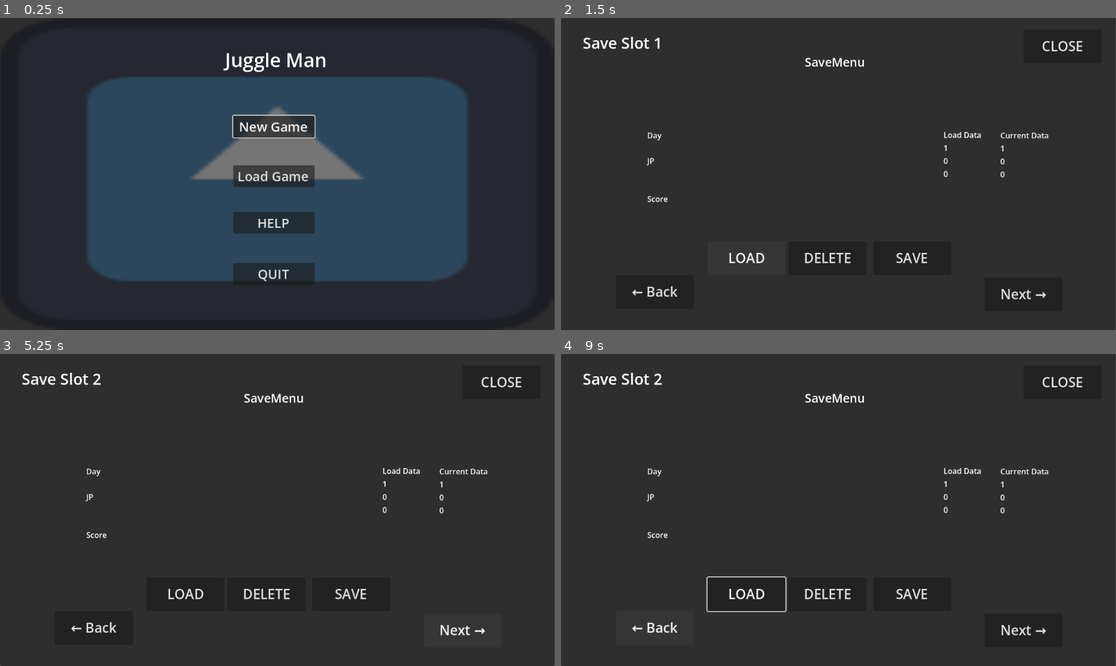
Above: before the commit, frames 1-4 (two rows, left to right).
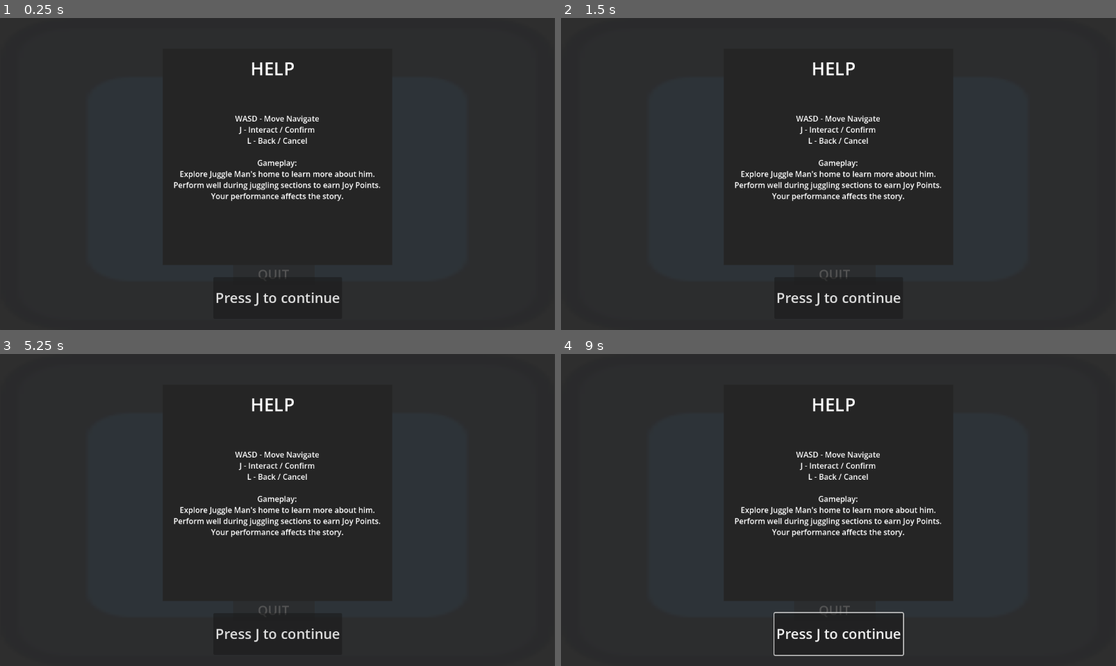
Above: after the commit, the same moments.

Repository: Isabelle1909/JuggleManMania
Game: Godot game, scene res://scenes/ui_scenes/MainMenu.tscn
The game is run twice, just before and just after one commit, with the same random seed, the same clock (stepped at 60 frames per second) and the same inputs. The engine's default icon, where the game draws it, is replaced by a stand-in: a white triangle on a blue panel in a dark square.
Inputs (mouse positions are in pixels of both pictures, inside the frame that each line leads up to):
- Up to frame 1 (0.25 s): no input
- Up to frame 2 (1.5 s): click "Load Game" at 0.5 s; click "LOAD" (after the commit: "Load Game") at 1.25 s
- Up to frame 3 (5.25 s): click (271, 559) at 2 s, where only the run after the commit has a clickable "HELP"; click (349, 594) at 2.75 s, where only the run before the commit has a clickable "SAVE"; click (271, 463) at 3.5 s, where only the run after the commit has a clickable "New Game"; click (271, 463) at 4.25 s, where only the run after the commit has a clickable "New Game"; click (460, 631) at 5 s, where only the run before the commit has a clickable "Next →"
- Up to frame 4 (9 s): click (1021, 631) at 5.75 s, where only the run before the commit has a clickable "Next →"; click (838, 634) at 6.5 s, where only the run after the commit has a clickable "Press J to continue"; click (838, 634) at 7.25 s, where only the run after the commit has a clickable "Press J to continue"; click (655, 628) at 8 s, where only the run before the commit has a clickable "← Back"; hold D (move_right) from 8.78 s (still down); tap J (interact) at 8.85 s

The runs differ from the first frame. In frame 1, 43% of the frame differs, in the area x 15-85%, y 11-93%; in frame 2, 3.2%; in frame 3, 3.3%; in frame 4, 3.7%.

Commit message:
yes no for leaving etc feedback balcony return

Diff:
--- a/juggle-man-mania-project/data/test_json.json
+++ b/juggle-man-mania-project/data/test_json.json
@@ -179,25 +179,25 @@
     }
   },
   "prompt_text": {
-    "0":{
+    "undress":{
       "1": "need to get ready for bed first",
       "2": "Can't sleep in my costume, I'll have funny dreams",
       "3": "Don't want the clown pants getting creased, they're a pain to iron",
       "4": "I should get changed into something more comfortable first"
     },
-    "1":{
+    "dress":{
       "1": "Erk, I must be tired, almost left the house without getting dressed",
       "2": "Can't wear my pjs to work, I'm aiming for funny not sad",
       "3": "Can't believe I forgot a huge, multicoloured clown costume, guess i'm half asleep",
       "4": "I should get changed into my costume so i'm ready to leave for work"
     },
-    "2": {
+    "stay": {
       "1": "All the good shops are closed by now",
       "2": "Can't be bothered going out, i'm tired",
       "3": "it's been a long day, I just wanna smoke and head to bed",
       "4": "I'll head out tomorrow, I should rest now"
     },
-    "3": {
+    "smoke": {
       "1": "Can't go to bed without my daily cig, a guy's gotta have something to take the edge off",
       "2": "I know I'll just toss and turn if I don't have my balcony smoke",
       "3": "Gotta go out and get some fresh.. and rather unfresh air in these lungs",
--- a/juggle-man-mania-project/scenes/balcony_scene/balcony_scene.gd
+++ b/juggle-man-mania-project/scenes/balcony_scene/balcony_scene.gd
@@ -4,8 +4,17 @@
 var position_set = false
 
 @onready var parent = self.get_parent()
-
-
+@onready var player_b = $player
+@onready var camera = player_b.get_node("Camera2D")
+@onready var text_box = $text_ui/text_box
 
 func _ready() -> void:
-	pass
+	TextManager.close_text(null,null)
+
+func disable_balc_player():
+	player_b.true_disabled = true
+	camera.enabled = false
+
+func enable_balc_player():
+	player_b.true_disabled = false
+	camera.enabled = true
--- a/juggle-man-mania-project/scenes/balcony_scene/balcony_scene.tscn
+++ b/juggle-man-mania-project/scenes/balcony_scene/balcony_scene.tscn
@@ -1,9 +1,12 @@
 [gd_scene format=4 uid="uid://18bbo870jgqk"]
 
 [ext_resource type="TileSet" uid="uid://bhw3ra2uh0fnt" path="res://tilesets/balcony_tileset.tres" id="1_6g3yx"]
-[ext_resource type="PackedScene" uid="uid://dksw6vohgomcm" path="res://scenes/house_level/player.tscn" id="2_w2pqt"]
-[ext_resource type="PackedScene" uid="uid://effsrxenqkmr" path="res://scenes/ui_scenes/text_ui.tscn" id="3_i84ml"]
+[ext_resource type="Script" uid="uid://c2521k6budvog" path="res://scripts/house_level/Interactable.gd" id="2_cissh"]
+[ext_resource type="Texture2D" uid="uid://dggo61m3s3re8" path="res://assets/placeholder_assets/door_placeholder.jpg" id="3_gnjbx"]
 [ext_resource type="PackedScene" uid="uid://i5ot6tbllc4l" path="res://scenes/house_level/interactable.tscn" id="4_gigyt"]
+
+[sub_resource type="RectangleShape2D" id="RectangleShape2D_82lpl"]
+size = Vector2(132, 157)
 
 [node name="Balcony_Scene" type="Node2D" unique_id=1986828564]
 
@@ -13,20 +16,32 @@
 tile_map_data = PackedByteArray("AAAKAAwAAAAHAAYAAAALAAwAAAAHAAYAAAAMAAwAAAAHAAYAAAAKAA0AAAAGAAcAAAALAA0AAAAHAAcAAAAMAA …(1872 unchanged characters)…
 tile_set = ExtResource("1_6g3yx")
 
+[node name="in_door" type="StaticBody2D" parent="Game_Tilemap" unique_id=1498389721]
+y_sort_enabled = true
+position = Vector2(555, 680)
+script = ExtResource("2_cissh")
+title = "in_door"
+
+[node name="Sprite2D" type="Sprite2D" parent="Game_Tilemap/in_door" unique_id=625949242]
+position = Vector2(1, -18.000006)
+scale = Vector2(0.2943038, 0.22398031)
+texture = ExtResource("3_gnjbx")
+
+[node name="CollisionShape2D" type="CollisionShape2D" parent="Game_Tilemap/in_door" unique_id=637196175]
+position = Vector2(0.5, -17.5)
+shape = SubResource("RectangleShape2D_82lpl")
+
 [node name="Wall" type="TileMapLayer" parent="Game_Tilemap" unique_id=1856203386]
-tile_map_data = PackedByteArray("AAAOAA0AAQAEAAMAAAAPAA0AAQA …(304 unchanged characters)… EAAMAAAD//w0AAQAEAAMAAAD9/w0AAQAEAAMAAAAKAA0AAgAEAAMAAAALAA0AAgAEAAMAAAAMAA0AAgAEAAMAAAAYAA4AAQAEAAQAAAAXAA4AAQAEAAQAAAAWAA4AAQA …(571 unchanged characters)…
+tile_map_data = PackedByteArray("AAAOAA0AAQAEAAMAAAAPAA0AAQA …(304 unchanged characters)… EAAMAAAD//w0AAQAEAAMAAAD9/w0AAQAEAAMAAAAYAA4AAQAEAAQAAAAXAA4AAQAEAAQAAAAWAA4AAQA …(571 unchanged characters)…
 tile_set = ExtResource("1_6g3yx")
 
 [node name="Fence" type="TileMapLayer" parent="Game_Tilemap" unique_id=940809357]
 tile_map_data = PackedByteArray("AAADAAYAAAAAAAkAAAATAAcAAAACAAkAAAATAAgAAAACAAkAAAATAAkAAAACAAkAAAATAAoAAAACAAkAAAATAA …(416 unchanged characters)…
 tile_set = ExtResource("1_6g3yx")
 
-[node name="player" parent="." unique_id=1271940088 instance=ExtResource("2_w2pqt")]
-position = Vector2(552, 614)
-collision_layer = 2
-collision_mask = 2
-
-[node name="text_ui" parent="." unique_id=1281821818 instance=ExtResource("3_i84ml")]
+[node name="transparent" type="TileMapLayer" parent="Game_Tilemap" unique_id=237641942]
+tile_map_data = PackedByteArray("AAAKAA0AAgAEAAMAAAALAA0AAgAEAAMAAAAMAA0AAgAEAAMAAAA=")
+tile_set = ExtResource("1_6g3yx")
 
 [node name="practice_box" parent="." unique_id=1406826812 instance=ExtResource("4_gigyt")]
 position = Vector2(212, 349)
--- a/juggle-man-mania-project/scenes/house_level/house.tscn
+++ b/juggle-man-mania-project/scenes/house_level/house.tscn
@@ -10,6 +10,7 @@
 [ext_resource type="Texture2D" uid="uid://b44su0sj6tt0c" path="res://assets/placeholder_assets/OIP-2236234873.jpg" id="8_eew2d"]
 [ext_resource type="Texture2D" uid="uid://dggo61m3s3re8" path="res://assets/placeholder_assets/door_placeholder.jpg" id="9_r1b7n"]
 [ext_resource type="PackedScene" uid="uid://effsrxenqkmr" path="res://scenes/ui_scenes/text_ui.tscn" id="10_cy5ox"]
+[ext_resource type="PackedScene" uid="uid://18bbo870jgqk" path="res://scenes/balcony_scene/balcony_scene.tscn" id="11_qf7xi"]
 
 [sub_resource type="RectangleShape2D" id="RectangleShape2D_bhgw4"]
 size = Vector2(113, 104)
@@ -143,3 +144,6 @@
 position = Vector2(-23, 46)
 
 [node name="text_ui" parent="." unique_id=1281821818 instance=ExtResource("10_cy5ox")]
+
+[node name="Balcony_Scene" parent="." unique_id=1986828564 instance=ExtResource("11_qf7xi")]
+position = Vector2(0, -2500)
--- a/juggle-man-mania-project/scenes/ui_scenes/HelpScreen.tscn
+++ b/juggle-man-mania-project/scenes/ui_scenes/HelpScreen.tscn
@@ -22,33 +22,28 @@
 
 [node name="Panel2" type="Panel" parent="." unique_id=461083351]
 layout_mode = 1
-anchors_preset = 8
-anchor_left = 0.5
-anchor_top = 0.5
-anchor_right = 0.5
-anchor_bottom = 0.5
-offset_left = -244.0
-offset_top = -245.0
-offset_right = 232.0
-offset_bottom = 204.0
-grow_horizontal = 2
-grow_vertical = 2
+offset_left = 338.0
+offset_top = 63.5
+offset_right = 814.0
+offset_bottom = 512.5
 theme_override_styles/panel = SubResource("StyleBoxFlat_40th0")
 
-[node name="Label_Title" type="Label" parent="." unique_id=2061589588]
+[node name="Label_Title" type="Label" parent="Panel2" unique_id=2061589588]
 layout_mode = 1
-anchors_preset = 5
-anchor_left = 0.5
-anchor_right = 0.5
-offset_left = -47.5
-offset_top = 94.0
-offset_right = 47.5
-offset_bottom = 145.0
+anchors_preset = -1
+anchor_left = -0.70600003
+anchor_top = -0.21800001
+anchor_right = -0.70600003
+anchor_bottom = -0.21800001
+offset_left = 518.05597
+offset_top = 112.382
+offset_right = 613.05597
+offset_bottom = 163.382
 grow_horizontal = 2
 theme_override_font_sizes/font_size = 37
 text = "HELP"
 
-[node name="RichTextLabel" type="RichTextLabel" parent="." unique_id=1085700926]
+[node name="RichTextLabel" type="RichTextLabel" parent="Panel2" unique_id=1085700926]
 layout_mode = 1
 anchors_preset = 8
 anchor_left = 0.5
@@ -61,31 +56,22 @@
 offset_bottom = 162.0
 grow_horizontal = 2
 grow_vertical = 2
-text = "
+text = "WASD - Move Navigate
+J - Interact / Confirm
+L - Back / Cancel
 
-														WASD - Move
-												J - Interact / Confirm
-													L - Back / Cancel
-
-
-
-
-  				Gameplay:
-				Explore Juggle Man's home to learn more about him.
-				Perform well during juggling sections to earn Joy Points.
-				Your performance affects the story."
+Gameplay:
+Explore Juggle Man's home to learn more about him.
+Perform well during juggling sections to earn Joy Points.
+Your performance affects the story."
+horizontal_alignment = 1
+vertical_alignment = 1
 
 [node name="Button" type="Button" parent="." unique_id=1149788523]
 layout_mode = 1
-anchors_preset = 7
-anchor_left = 0.5
-anchor_top = 1.0
-anchor_right = 0.5
-anchor_bottom = 1.0
-offset_left = -133.5
-offset_top = -87.0
-offset_right = 133.5
-grow_horizontal = 2
-grow_vertical = 0
+offset_left = 442.5
+offset_top = 538.0
+offset_right = 709.5
+offset_bottom = 625.0
 theme_override_font_sizes/font_size = 29
 text = "Press J to continue"
--- a/juggle-man-mania-project/scenes/ui_scenes/MainMenu.tscn
+++ b/juggle-man-mania-project/scenes/ui_scenes/MainMenu.tscn
@@ -2,8 +2,9 @@
 
 [ext_resource type="Script" uid="uid://csy7eigecfffg" path="res://scripts/UI/title_screen.gd" id="1_2y50p"]
 [ext_resource type="Texture2D" uid="uid://d3i4sqhx8wrdo" path="res://icon.svg" id="1_xjmod"]
+[ext_resource type="PackedScene" uid="uid://dkp2lcwdqvm8v" path="res://scenes/ui_scenes/HelpScreen.tscn" id="3_0vnpx"]
 
-[node name="Control" type="Node2D" unique_id=851641343]
+[node name="MainMenu" type="Node2D" unique_id=851641343]
 script = ExtResource("1_2y50p")
 
 [node name="Sprite2D" type="Sprite2D" parent="." unique_id=1140432038]
@@ -63,5 +64,16 @@
 theme_override_font_sizes/font_size = 27
 text = "QUIT"
 
+[node name="help_menu" parent="." unique_id=645237815 instance=ExtResource("3_0vnpx")]
+anchors_preset = 8
+anchor_left = 0.5
+anchor_top = 0.5
+anchor_right = 0.5
+anchor_bottom = 0.5
+size_flags_horizontal = 0
+size_flags_vertical = 8
+
 [connection signal="pressed" from="button_new_game" to="." method="_on_button_new_game_pressed"]
 [connection signal="pressed" from="button_load_game" to="." method="_load"]
+[connection signal="pressed" from="button_help" to="." method="_on_button_help_pressed"]
+[connection signal="pressed" from="button_quit" to="." method="_on_button_quit_pressed"]
--- a/juggle-man-mania-project/scenes/ui_scenes/SaveMenu.tscn
+++ b/juggle-man-mania-project/scenes/ui_scenes/SaveMenu.tscn
@@ -105,10 +105,10 @@
 
 [node name="Button_Delete" type="Button" parent="Panel/Buttons" unique_id=224536242]
 layout_mode = 0
-offset_left = 472.0
-offset_top = 464.0
-offset_right = 634.0
-offset_bottom = 534.0
+offset_left = 304.0
+offset_top = 467.0
+offset_right = 466.0
+offset_bottom = 537.0
 focus_neighbor_left = NodePath("../Button_Load")
 focus_neighbor_top = NodePath("../Button_Close")
 focus_neighbor_right = NodePath("../Button_Save")
@@ -128,9 +128,9 @@
 
 [node name="Button_Load" type="Button" parent="Panel/Buttons" unique_id=1752916761]
 layout_mode = 0
-offset_left = 304.0
+offset_left = 472.0
 offset_top = 464.0
-offset_right = 466.0
+offset_right = 634.0
 offset_bottom = 534.0
 focus_neighbor_left = NodePath("../Button_Back")
 focus_neighbor_top = NodePath("../Button_Close")
@@ -141,10 +141,10 @@
 
 [node name="Button_Back" type="Button" parent="Panel/Buttons" unique_id=2067161858]
 layout_mode = 0
-offset_left = 114.0
-offset_top = 534.0
-offset_right = 276.0
-offset_bottom = 604.0
+offset_left = 61.0
+offset_top = 536.0
+offset_right = 223.0
+offset_bottom = 606.0
 focus_neighbor_left = NodePath("../Button_Next")
 focus_neighbor_top = NodePath("../Button_Load")
 focus_neighbor_right = NodePath("../Button_Load")
@@ -153,10 +153,10 @@
 
 [node name="Button_Next" type="Button" parent="Panel/Buttons" unique_id=1925953485]
 layout_mode = 0
-offset_left = 879.0
-offset_top = 539.0
-offset_right = 1041.0
-offset_bottom = 609.0
+offset_left = 916.0
+offset_top = 537.0
+offset_right = 1078.0
+offset_bottom = 607.0
 focus_neighbor_left = NodePath("../Button_Save")
 focus_neighbor_top = NodePath("../Button_Close")
 focus_neighbor_right = NodePath("../Button_Back")
--- a/juggle-man-mania-project/scenes/ui_scenes/y_n_box.tscn
+++ b/juggle-man-mania-project/scenes/ui_scenes/y_n_box.tscn
@@ -33,3 +33,6 @@
 offset_right = 149.0
 offset_bottom = 182.0
 text = "NO"
+
+[connection signal="pressed" from="Panel/yes_button" to="." method="_on_yes_button_pressed"]
+[connection signal="pressed" from="Panel/no_button" to="." method="_on_no_button_pressed"]
--- a/juggle-man-mania-project/scripts/UI/save_menu.gd
+++ b/juggle-man-mania-project/scripts/UI/save_menu.gd
@@ -10,6 +10,12 @@
 @onready var currentTotalScore = $"Panel/Current data/total_score_number"
 @onready var saveSlotLabel = $Panel/Labels/Label_SaveSlot1
 
+var slot_1_data = {
+	"day": 1,
+	"total_jp": 0,
+	"current_jp": 0
+}
+
 var slot_1_day = 1
 var slot_1_jp = 0
 var slot_1_score = 0
@@ -126,17 +132,14 @@
 		dayLabel.text = str(slot_1_day)
 		jpLabel.text = str(slot_1_jp)
 		scoreLabel.text = str(slot_1_score)
-		print("wasgood")
 	elif slot == 2:
 		dayLabel.text = str(slot_2_day)
 		jpLabel.text = str(slot_2_jp)
 		scoreLabel.text = str(slot_2_score)
-		print("wasgood")
 	elif slot == 3:
 		dayLabel.text = str(slot_3_day)
 		jpLabel.text = str(slot_3_jp)
 		scoreLabel.text = str(slot_3_score)
-		print("wasgood")
 
 	currentDay.text = str(SystemManager.day)
 	currentJp.text = str(SystemManager.current_jp)
--- a/juggle-man-mania-project/scripts/UI/title_screen.gd
+++ b/juggle-man-mania-project/scripts/UI/title_screen.gd
@@ -1,9 +1,12 @@
 extends Node2D
 
-@onready var new_game = $button_new_game
+@onready var button_help = $button_help
+@onready var help_menu = $help_menu
+var help_open = false
 
 func _ready() -> void:
-	new_game.grab_focus.call_deferred()
+
+	button_help.grab_focus.call_deferred()
 
 func _on_button_new_game_pressed() -> void:
 	SystemManager.open_house(0,0)
@@ -12,3 +15,16 @@
 func _load() -> void:
 	SystemManager.open_house(0,0)
 	SystemManager.open_save_menu(Vector2(0, 0))
+
+
+func _on_button_help_pressed() -> void:
+	if help_open == false:
+		help_menu.visible = true
+		help_open = true
+	else:
+		help_menu.visible = false
+		help_open = false
+
+
+func _on_button_quit_pressed() -> void:
+	get_tree().quit() # default behavior
--- a/juggle-man-mania-project/scripts/UI/y_n_box.gd
+++ b/juggle-man-mania-project/scripts/UI/y_n_box.gd
@@ -3,11 +3,18 @@
 @onready var no = $Panel/no_button
 @onready var yes = $Panel/yes_button
 
-# Called when the node enters the scene tree for the first time.
+signal answered(answer: bool)
+
+func redirect_focus():
+	no.grab_focus.call_deferred()
+
 func _ready() -> void:
+
 	no.grab_focus.call_deferred()
 
 
-# Called every frame. 'delta' is the elapsed time since the previous frame.
-func _process(delta: float) -> void:
-	pass
+func _on_yes_button_pressed() -> void:
+	answered.emit(true)
+
+func _on_no_button_pressed() -> void:
+	answered.emit(false)
--- a/juggle-man-mania-project/scripts/global/system_manager.gd
+++ b/juggle-man-mania-project/scripts/global/system_manager.gd
@@ -19,6 +19,9 @@
 
 var house_position
 var in_costume = false
+
+var go_balc = false
+var leave_balc = false
 
 func calculate_mood():
 	#use total JP / potential JP to figure out mood
@@ -46,11 +49,7 @@
 	get_tree().change_scene_to_packed(juggle_level)
 	just_juggling = true
 
-func open_balcony():
-	var balc = balcony_level.instantiate()
-	balc.position = Vector2(-10000,-10000)
-	get_tree().root.add_child(balc)
-	TextManager.tb = balc.get_node("text_ui/Control")
+
 
 func open_house(juggle_score,items_left):
 	#increment_time()
--- a/juggle-man-mania-project/scripts/global/text_manager.gd
+++ b/juggle-man-mania-project/scripts/global/text_manager.gd
@@ -7,6 +7,7 @@
 var tb
 var hm
 var rs
+var ynb
 var jfl
 var jfr
 
@@ -19,10 +20,14 @@
 }
 
 var talked_cutscene_nums = {
-	"0" : 2,
+	"0": 1,
 	"1": 1,
 	"2": 1,
-	"3": 1
+	"3": 1,
+	"undress": 0,
+	"dress": 0,
+	"stay": 0,
+	"smoke": 0
 
 }
 
@@ -67,7 +72,7 @@
 			talked_to_nums[ob_name] -= 1
 			check_valid(ob_name,path_string,str(talked_to_nums[ob_name]),tb)
 
-		#will use text box UI to display later for now prints to console
+
 
 func check_valid(ob_name, path_string,line,bx) -> bool:
 	if all_text.has(ob_name):
@@ -79,26 +84,47 @@
 				return true
 			else:
 				print("line not found")
+				print(line)
 		else:
 			print("section not found")
+			print(path_string)
 	else:
 		print("object not found")
+		print(ob_name)
 	return false
 
 
 func display_cutscene_text(scene_name,section,line,box):
 	if box == null:
-		print("dont exist")
-		return
+		box = tb
 	box.visible = true
-	if talked_cutscene_nums.has(section):
-		check_valid(scene_name,section,line,box)
+	if talked_cutscene_nums.has(str(section)) && line != null:
+		check_valid(scene_name,str(section),str(line),box)
+	elif talked_cutscene_nums.has(section):
+		talked_cutscene_nums[section] += 1
+		if !check_valid(scene_name,str(section),str(talked_cutscene_nums[section]),box):
+			talked_cutscene_nums[section] -= 1
+			check_valid(scene_name,str(section),str(talked_cutscene_nums[section]),box)
 
 
+func question_text(question):
+	var box = tb
+	if box != null && ynb != null:
+		box.visible = true
+		box.get_node("Panel/RichTextLabel").text = question
+		ynb.visible = true
+		ynb.redirect_focus()
 
+func close_question():
+	var box = tb
+	if box != null && ynb != null:
+		box.visible = false
+		ynb.visible = false
 
 func close_text(ob_name, bx):
 		print("close_text")
+		if bx == null:
+			bx = tb
 		bx.visible = false
 
 
--- a/juggle-man-mania-project/scripts/house_level/house.gd
+++ b/juggle-man-mania-project/scripts/house_level/house.gd
@@ -8,14 +8,15 @@
 @onready var y_n_box = $text_ui/y_n_box
 
 @onready var player = $player
+@onready var camera = player.get_node("Camera2D")
 @onready var adjustment = get_viewport_rect().size/2
-
 
 var on_entered_done
 
-# Called when the node enters the scene tree for the first time.
+
 func _ready() -> void:
-	help_menu.visible = true
+	y_n_box.answered.connect(_handle_answer)
+
 	if !on_entered_done:
 		on_entered()
 		on_entered_done = true
@@ -25,6 +26,29 @@
 	TextManager.tb = text_box
 	TextManager.hm = help_menu
 	TextManager.rs = result_scr
+	TextManager.ynb = y_n_box
+
+
+func go_balcony():
+	SystemManager.house_position = player.position
+	player.global_position = Vector2(550,-2000)
+
+func leave_balcony():
+	player.global_position = SystemManager.house_position
+
+
+func _handle_answer(ans: bool):
+	if !ans:
+		TextManager.close_question()
+		player.disabled = false
+	elif player.waiting_answer_bed:
+		TextManager.close_question()
+		player.disabled = false
+		SystemManager.increment_time()
+	elif player.waiting_answer_door:
+		TextManager.close_question()
+		on_entered_done = false
+		SystemManager.open_juggling(player.position)
 
 
 func on_entered():
@@ -39,6 +63,9 @@
 		print("house_pos ", SystemManager.house_position)
 		SystemManager.house_position = player.position
 
+	player.true_disabled = false
+	camera.enabled = true
+
 
 func results_screen(score,bonus_1):
 	result_scr.visible = true
@@ -48,5 +75,11 @@
 	bs1.text = str(bonus_1)
 
 func _physics_process(delta: float) -> void:
+	if SystemManager.go_balc:
+		go_balcony()
+		SystemManager.go_balc = false
+	elif SystemManager.leave_balc:
+		leave_balcony()
+		SystemManager.leave_balc = false
 	if Input.is_action_just_pressed("ui_open_menu"):
 		SystemManager.open_save_menu(player.position)
--- a/juggle-man-mania-project/scripts/house_level/player.gd
+++ b/juggle-man-mania-project/scripts/house_level/player.gd
@@ -3,15 +3,24 @@
 const tile_size: Vector2 = Vector2(48, 48)
 @onready var animated_sprite = $AnimatedSprite2D
 @onready var camera = $Camera2D
+
+
 var sprite_node_pos_tween: Tween
 var camera_node_pos_tween: Tween
 var facing_ray
 var item_near = "none"
+
 var disabled = false
 var true_disabled = false
+var waiting_answer_door = false
+var waiting_answer_bed = false
+
 var instanced = false
+
 var dir
 var ani = "idle_"
+
+
 
 func _ready() -> void:
 		facing_ray = $down
@@ -57,6 +66,8 @@
 
 func interaction_manager():
 	if Input.is_action_just_pressed("interact"):
+
+		#check that the correct things are visible/not
 		if TextManager.rs.visible:
 			TextManager.rs.visible = false
 		elif TextManager.hm.visible:
@@ -66,36 +77,46 @@
 			item_near = "none"
 			disabled = false
 
+		#Special Interactables
 		elif item_near.contains("wardrobe"):
 			if SystemManager.time.contains("morning") && !SystemManager.in_costume:
 				SystemManager.in_costume = true
 			elif SystemManager.time.contains("evening") && SystemManager.in_costume:
 				SystemManager.in_costume = false
+			else:
+				TextManager.display_text(item_near)
+
 		elif item_near.contains("bed"):
 			if SystemManager.time.contains("evening") && SystemManager.in_costume:
+				TextManager.display_cutscene_text("prompt_text","undress",null,null)
+			elif SystemManager.time.contains("evening") && !SystemManager.in_costume:
+				TextManager.question_text("do you want to go to bed")
+				disabled = true
+				waiting_answer_bed = true
 
-				print("need to get ready for bed first")
-			elif SystemManager.time.contains("evening") && !SystemManager.in_costume:
-				print("night night")
-				SystemManager.increment_time()
+		#doors
 		elif item_near.contains("front_door"):
 			if SystemManager.time.contains("morning") && SystemManager.in_costume == true:
-				get_parent().on_entered_done = false
-				SystemManager.open_juggling(position)
+				TextManager.question_text("do you want to go to work now?")
+				disabled = true
+				waiting_answer_door = true
 			elif SystemManager.time.contains("morning"):
-				print("I need to get dressed")
+				TextManager.display_cutscene_text("prompt_text","dress",null,null)
 			elif SystemManager.time.contains("evening"):
-				print("i dont want to go anywhere now")
+				TextManager.display_cutscene_text("prompt_text","stay",null,null)
 
 		elif item_near.contains("back_door"):
-			camera.enabled = false
-			true_disabled = true
-			SystemManager.open_balcony()
+			SystemManager.go_balc = true
 
+		elif item_near.contains("in_door"):
+			SystemManager.leave_balc = true
+
+		#General Interactables
 		elif !item_near.contains("none")&&!item_near.contains("Wall"):
 			print(item_near)
 			disabled = true
 			TextManager.display_text(item_near)
+
 
 	if Input.is_action_just_pressed("back"):
 		if TextManager.rs.visible:
